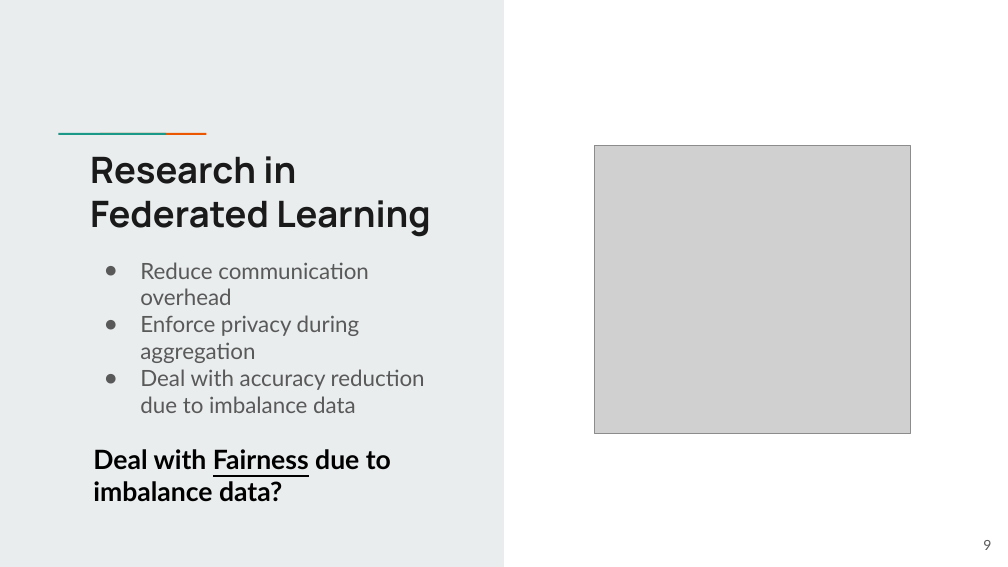
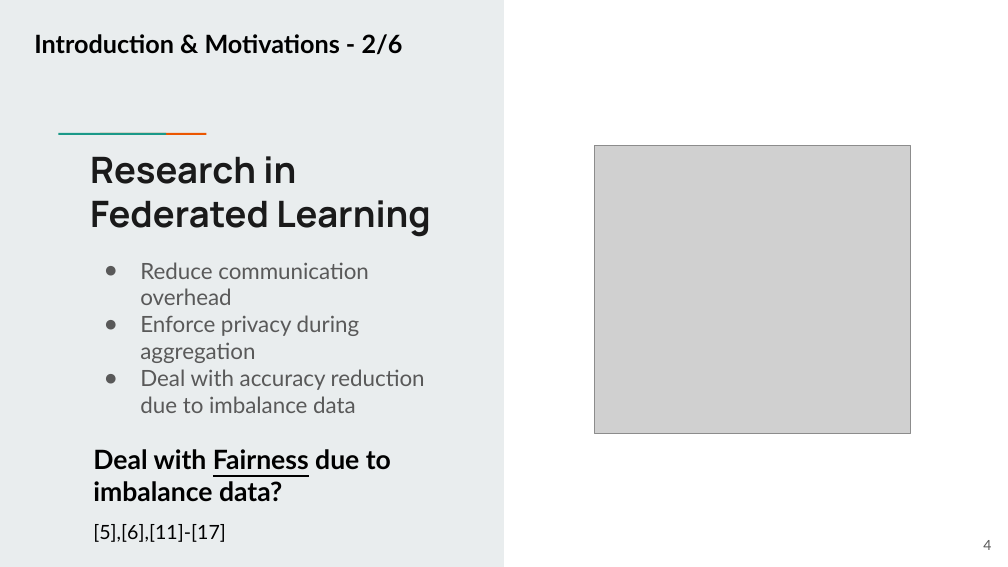
Before and after one commit to Roy160398/-Z-Fed---A-ZKP-Federated-Framework-to-Support-Balanced-Learning, a slide deck: slide 4 of docs/documentation/viva-presentation.pptx (slide 9 before the commit). Drawn at 1008x567 pixels with LibreOffice and Linux fonts; fonts in the diff are those of the drawing; grey boxes stand for pictures. Boxes give left, top, right and bottom in pixels: in the first picture for what was removed or moved away, otherwise in the second. Text is boxed around its words. In the diff, an @@ line names an element or a change of style, - is before the commit and + after.

```diff
--- a/docs/documentation/viva-presentation.pptx
+++ b/docs/documentation/viva-presentation.pptx
@@ text added at (x1=34, y1=34, x2=403, y2=55), 18 pt, text #000000, bold @@
+Introduction & Motivations - 2/6
@@ text added at (x1=93, y1=524, x2=226, y2=542), 14 pt, text #000000 @@
+[5],[6],[11]-[17]
@@ page number at (x1=983, y1=540, x2=991, y2=550): text changed @@
-9
+4
```
Also in this commit, not shown: 22 other slides changed, 7 slides added, 2 slides removed.
